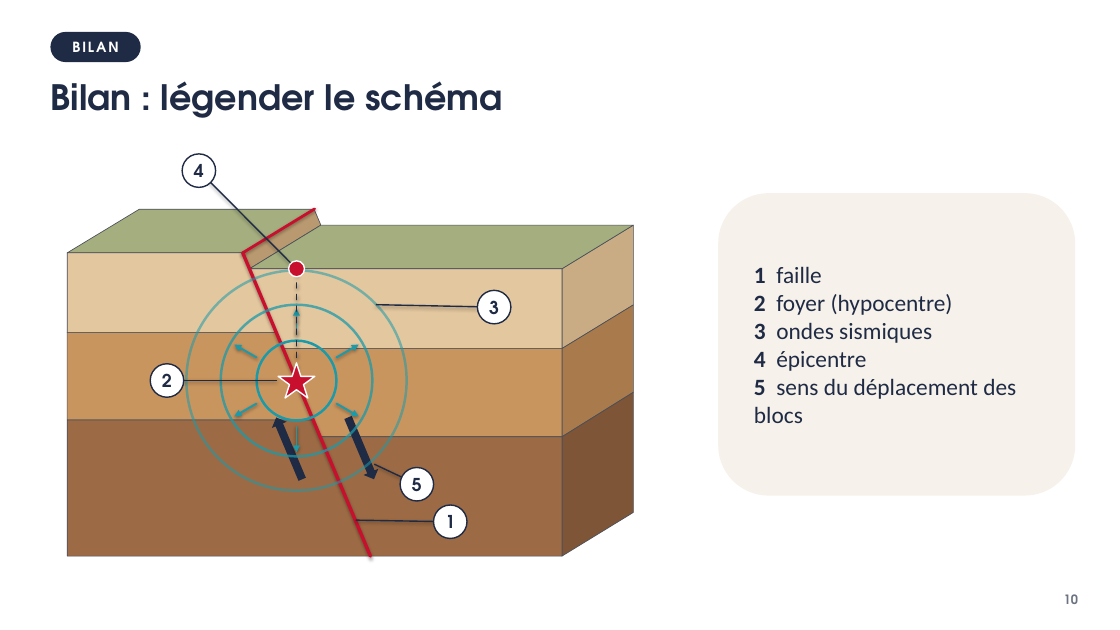
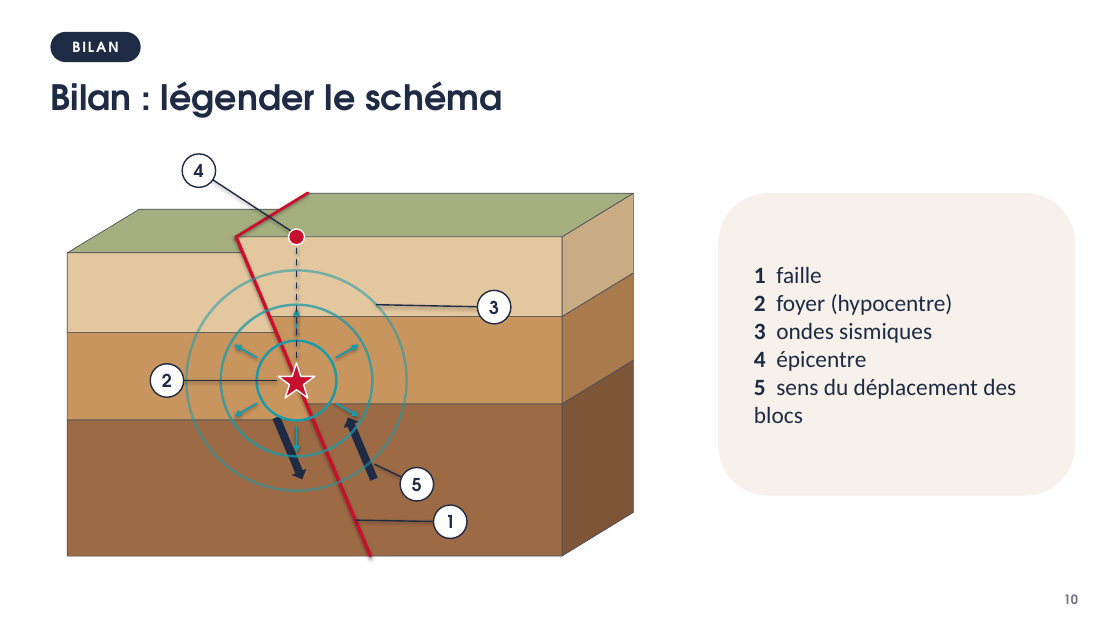
Before and after one commit to VinceIXIV/SVT-cour, a slide deck: slide 10 of cours/4e/S01-origine-des-seismes/4e-S01-diaporama.pptx. Drawn at 1120x630 pixels with LibreOffice and Linux fonts; fonts in the diff are those of the drawing. Boxes give left, top, right and bottom in pixels: in the first picture for what was removed or moved away, otherwise in the second. Text is boxed around its words. In the diff, an @@ line names an element or a change of style, - is before the commit and + after.

```diff
--- a/cours/4e/S01-origine-des-seismes/4e-S01-diaporama.pptx
+++ b/cours/4e/S01-origine-des-seismes/4e-S01-diaporama.pptx
@@ line moved from (199, 171) - (290, 262) to (199, 171) - (290, 230) @@
@@ freeform shape: place and size @@
-freeform shape at box(243, 209, 321, 269)
+freeform shape at box(236, 193, 314, 253)
@@ line moved from (243, 253) - (315, 209) to (236, 237) - (308, 193) @@
@@ freeform shape: place and size @@
-freeform shape at box(250, 225, 634, 269)
+freeform shape at box(236, 193, 634, 237)
@@ line moved from (243, 253) - (371, 556) to (236, 237) - (371, 556) @@
@@ freeform shape: place and size @@
-freeform shape at box(250, 269, 562, 349)
+freeform shape at box(236, 237, 562, 317)
@@ line moved from (297, 381) - (297, 269) to (297, 381) - (297, 237) @@
@@ 2 freeform shapes, 1 ellipse: place and size @@
-2 freeform shapes, 1 ellipse at box(289, 225, 634, 437)
+2 freeform shapes, 1 ellipse at box(289, 193, 634, 404)
@@ freeform shape: place and size @@
-freeform shape at box(283, 349, 562, 437)
+freeform shape at box(270, 317, 562, 404)
@@ freeform shape: place and size @@
-freeform shape at box(562, 392, 634, 556)
+freeform shape at box(562, 360, 634, 556)
@@ right arrow at box(269, 414, 309, 482): rotation 247 to 67 degrees @@
@@ freeform shape: place and size @@
-freeform shape at box(320, 437, 562, 556)
+freeform shape at box(307, 404, 562, 556)
@@ right arrow at box(341, 414, 382, 482): rotation 67 to 247 degrees @@
```
Also in this commit, not shown: 3 other slides changed, 7 other files.
